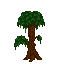
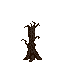
The second 64×64 image is a revision of the first. Changes to its layers:
added group "Ash" (1st of 2) with 1 layers above "Fire0" over [14, 11, 45, 62]
added layer "Ash" (2nd of 2, in "Ash") in group "Ash" over [14, 11, 45, 62]
hid "Tree" over [14, 11, 45, 62]
